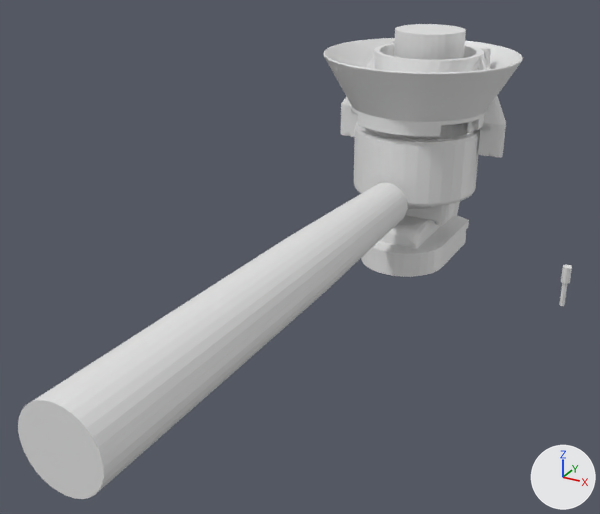
The Blender file coffee-grinder-adapter/coffee-grinder-adapter.blend: old version first, new version second.
The view is the same before and after, from a 50 mm camera at (64.0, -373.0, 175.0) aimed at (-83.0, -106.0, 42.0). Arrows for +X, +Y and +Z are at lower right; the lights stay in place.

Objects in the first picture: 'Foundation Part', 'Funnel', 'Portafilter', 'Portafilter Mount Bottom', 'Portafilter Mount Guide.v3', 'Top Hole.001', 'portafilter_funnel_51mm_v3'.
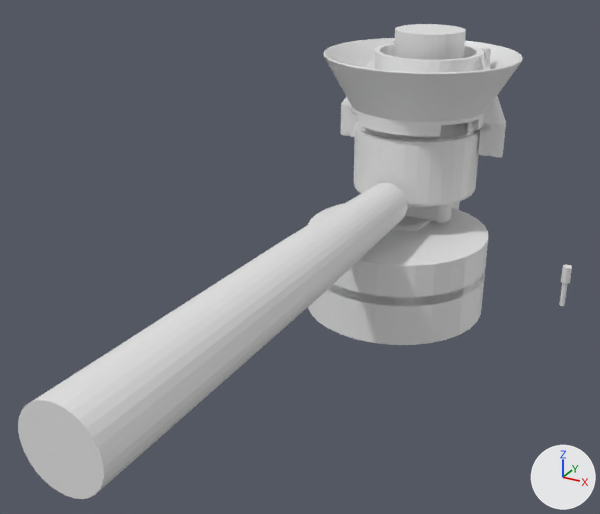
ob_base_cut_001 is not drawn itself; it is used by a modifier of ob_foundation_part.

Location of each change, (x1, y1, x2, y2) in pixels of the pictures (600 x 514 px):
'Cylinder.001', added: after (308, 203, 488, 345)
'Foundation Part', reshaped, modifiers changed: before (361, 216, 469, 277); after (328, 277, 482, 306)
'catch dish', added: after (343, 271, 485, 306)
part 2 of me_base_cut_003, built on: before (361, 216, 469, 277)

Edits to the bpy script that builds the scene:
```text
Change me_base_cut_001:
    used by ob_base_cut_001; parent = ob_base; location = (0.0, 0.0, 0.0)
    remove me_base_cut_001.from_pydata(...)  # 46 vertices, 27 faces; spans x 0.0..31.9, y -18.0..53.2, z -3.4..8.0
    add me_base_cut_001.from_pydata(...)  # 54 vertices, 42 faces; spans x 0.0..31.9, y -23.0..45.8, z -3.4..8.0
    me_base_cut_001 part 1: the whole mesh is rebuilt
Change me_base_cut_003:
    used by ob_foundation_part; parent = ob_base; location = (0.0, 0.0, 1.852); scale = (1.19, 1.19, 1.31)
    remove me_base_cut_003.from_pydata(...)  # 38 vertices, 21 faces; spans x -18.0..18.0, y -18.0..47.6, z -3.4..8.0
    add me_base_cut_003.from_pydata(...)  # 114 vertices, 93 faces; spans x -18.0..18.0, y -22.2..47.6, z -1.4..8.0
    me_base_cut_003 part 2: the whole mesh is rebuilt
Add me_cylinder_005:
    me_cylinder_005.from_pydata(...)  # 126 vertices, 104 faces; spans x 0.0..45.0, y -45.0..45.0, z 0.0..7.0
Add me_cylinder_007:
    me_cylinder_007.from_pydata(...)  # a 32-sided cylinder along z spanning x -45.0..45.0, y -45.0..45.0, z -20.5..20.5
Change ob_base_cut_001:
    ob_base_cut_001.location: (0.0, 0.0, 0.0) -> (-80.27, 0.0, 0.0)
Change ob_button_inset_001:
    ob_button_inset_001.location: (0.0, 0.222, 7.4) -> (-80.27, -10.0, 7.4)
Change ob_foundation_part:
    where _m = ob_foundation_part.modifiers.new('Boolean', 'BOOLEAN')
    _m.object: ob_base -> ob_cylinder_001
    add _m = ob_foundation_part.modifiers.new('Boolean.005', 'BOOLEAN')
    add _m.object = ob_catch_dish
    add _m.operation = 'UNION'
Add ob_catch_dish:
    ob_catch_dish = bpy.data.objects.new('catch dish', me_cylinder_005)
    ob_catch_dish.parent = ob_foundation_part
    ob_catch_dish.matrix_parent_inverse = Matrix(((0.837, 0.0, 0.0, 67.18), (0.0, 0.837, 0.0, 0.0), (0.0, 0.0, 0.761, -1.409), (0.0, 0.0, 0.0, 1.0)))
    ob_catch_dish.location = (-80.27, -10.0, 0.0)
    _m = ob_catch_dish.modifiers.new('Mirror', 'MIRROR')
    _m = ob_catch_dish.modifiers.new('Boolean', 'BOOLEAN')
    _m.object = ob_base_cut_001
Add ob_cylinder_001:
    ob_cylinder_001 = bpy.data.objects.new('Cylinder.001', me_cylinder_007)
    ob_cylinder_001.parent = ob_foundation_part
    ob_cylinder_001.matrix_parent_inverse = Matrix(((0.837, 0.0, 0.0, 67.18), (0.0, 0.837, 0.0, 0.0), (0.0, 0.0, 0.761, -1.409), (0.0, 0.0, 0.0, 1.0)))
    ob_cylinder_001.location = (-80.27, -10.0, 0.0)
```
